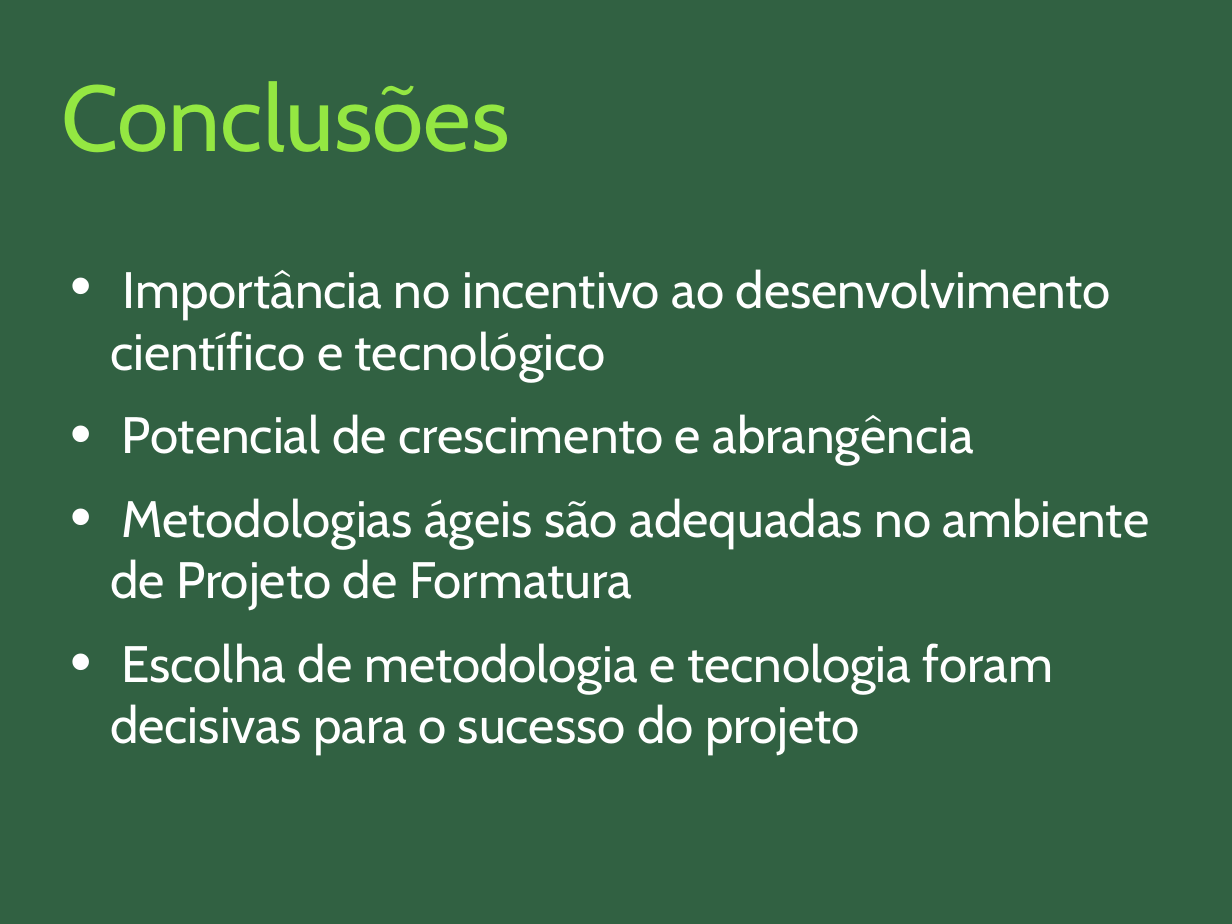
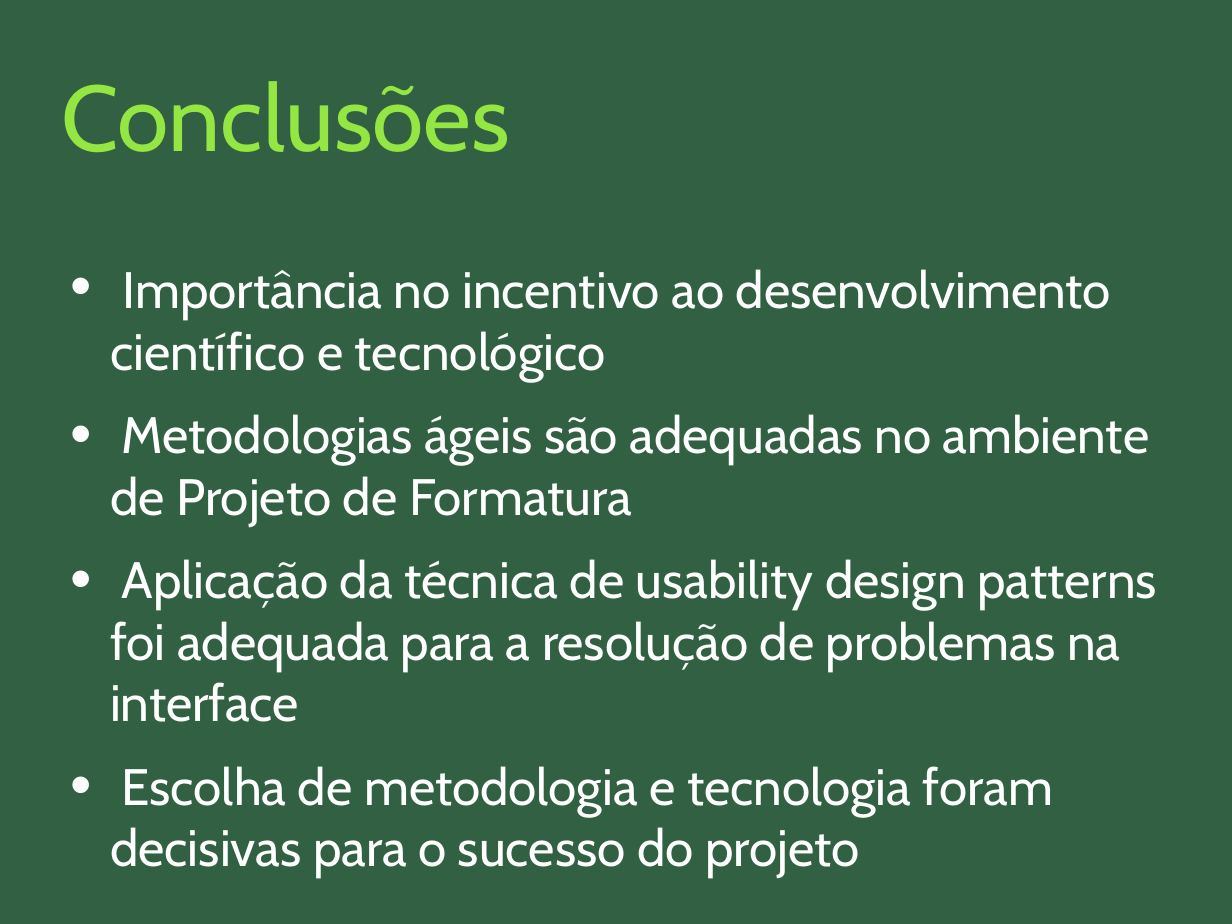
Before and after one commit to nathaliaspatricio/febracev, a slide deck: slide 21 of docs/monografia/apresentação_final.odp (slide 31 before the commit). Drawn at 1232x924 pixels with LibreOffice and Linux fonts; fonts in the diff are those of the drawing. Boxes give left, top, right and bottom in pixels: in the first picture for what was removed or moved away, otherwise in the second. Text is boxed around its words. In the diff, an @@ line names an element or a change of style, - is before the commit and + after.

```diff
--- a/docs/monografia/apresentação_final.odp
+++ b/docs/monografia/apresentação_final.odp
@@ text at bbox=[122, 414, 974, 465]: paragraph removed @@
-• Potencial de crescimento e abrangência
@@ text at bbox=[110, 559, 1156, 722]: paragraph added @@
+• Aplicação da técnica de usability design patterns foi adequada para a resolução de problemas na interface
```
Also in this commit, not shown: 6 other slides changed, 8 slides added, 32 slides removed.
